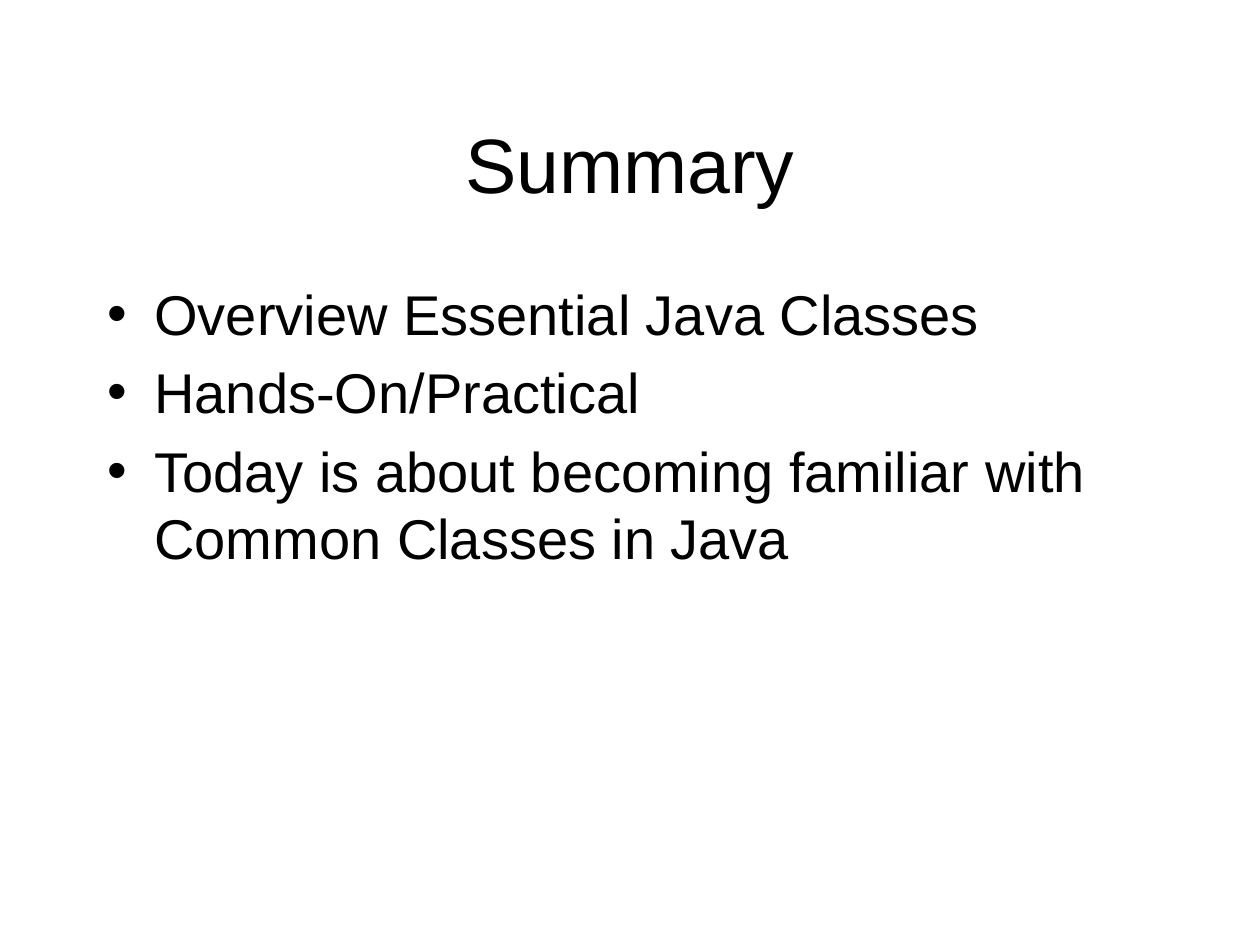
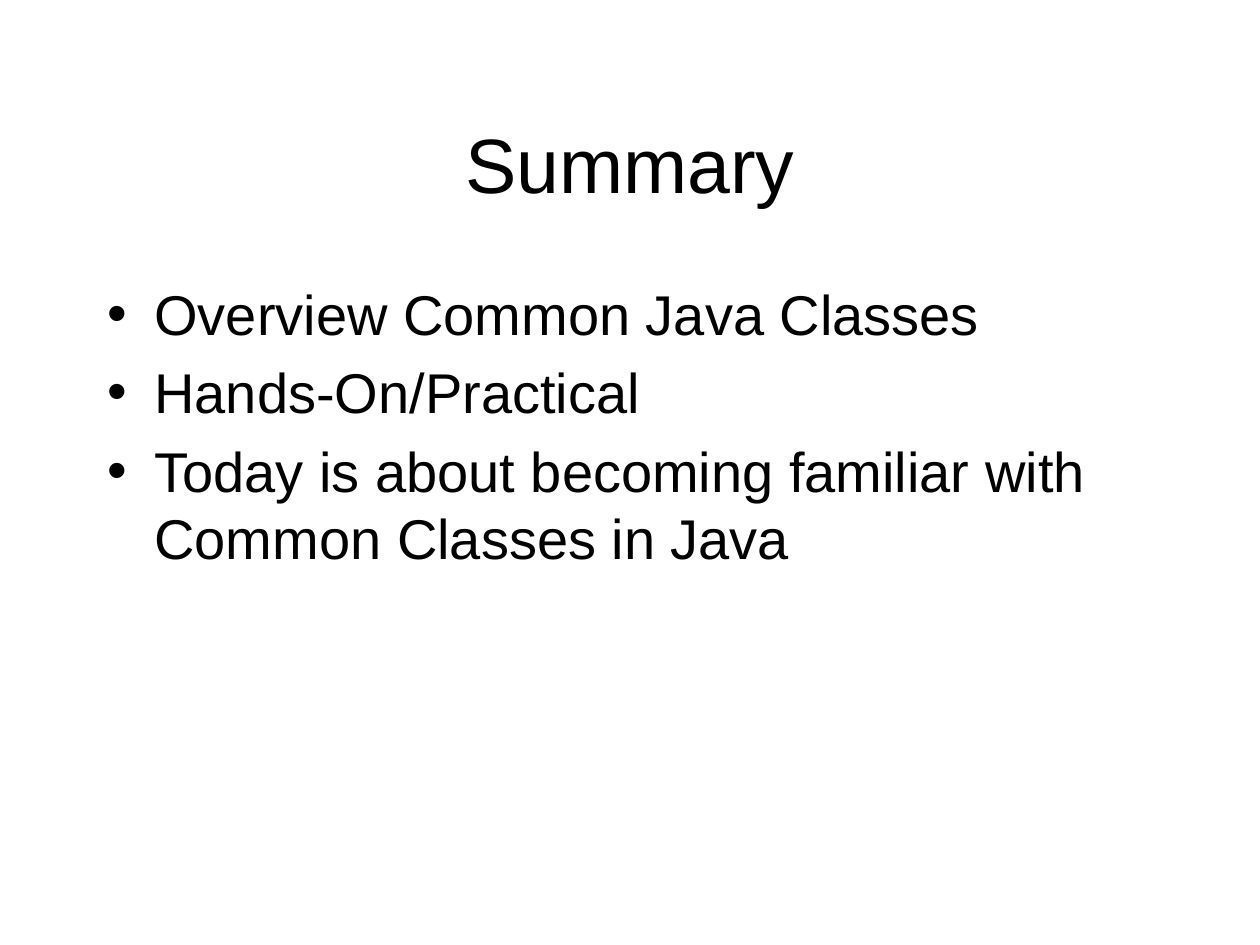
Before and after one commit to octaviordz/zjnu2017.github.io, a slide deck: slide 28 of OOP/lectures/090--Common.Classes.pptx (slide 5 before the commit). Drawn at 1260x945 pixels with LibreOffice and Linux fonts; fonts in the diff are those of the drawing. Boxes give left, top, right and bottom in pixels: in the first picture for what was removed or moved away, otherwise in the second. Text is boxed around its words. In the diff, an @@ line names an element or a change of style, - is before the commit and + after.

```diff
--- a/OOP/lectures/090--Common.Classes.pptx
+++ b/OOP/lectures/090--Common.Classes.pptx
@@ text at [154,294,979,336]: text changed @@
-• Overview Essential Java Classes
+• Overview Common Java Classes
```
Also in this commit, not shown: 3 other slides changed, 25 slides added, 1 slide removed, 7 other files.
